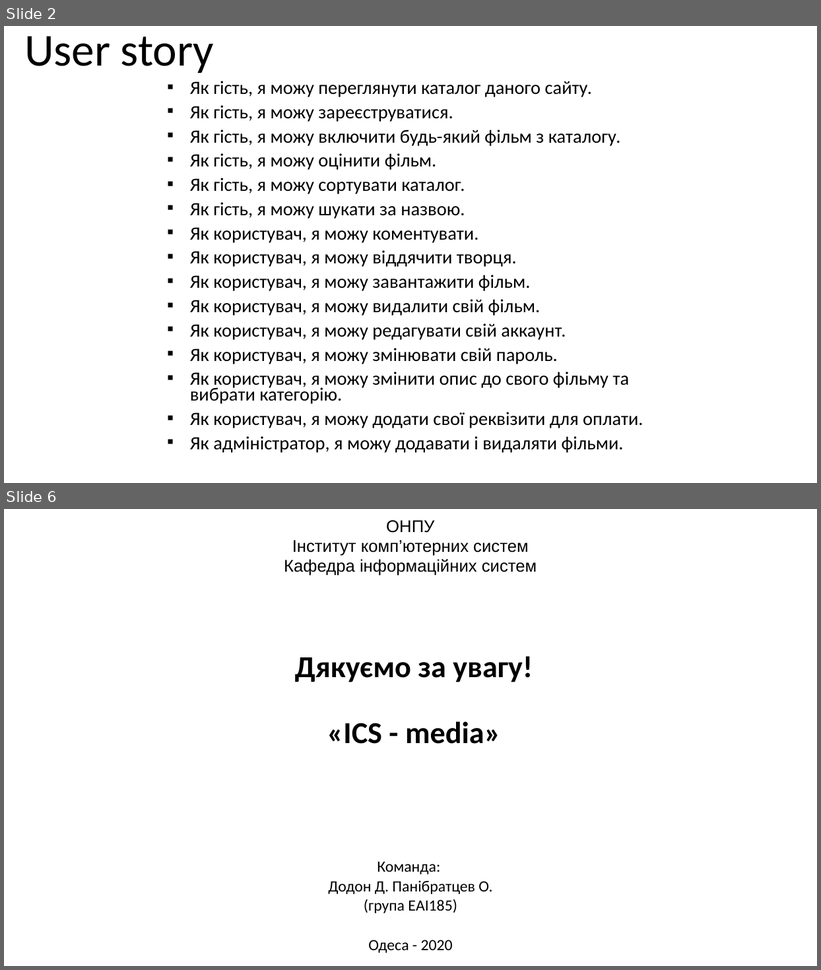
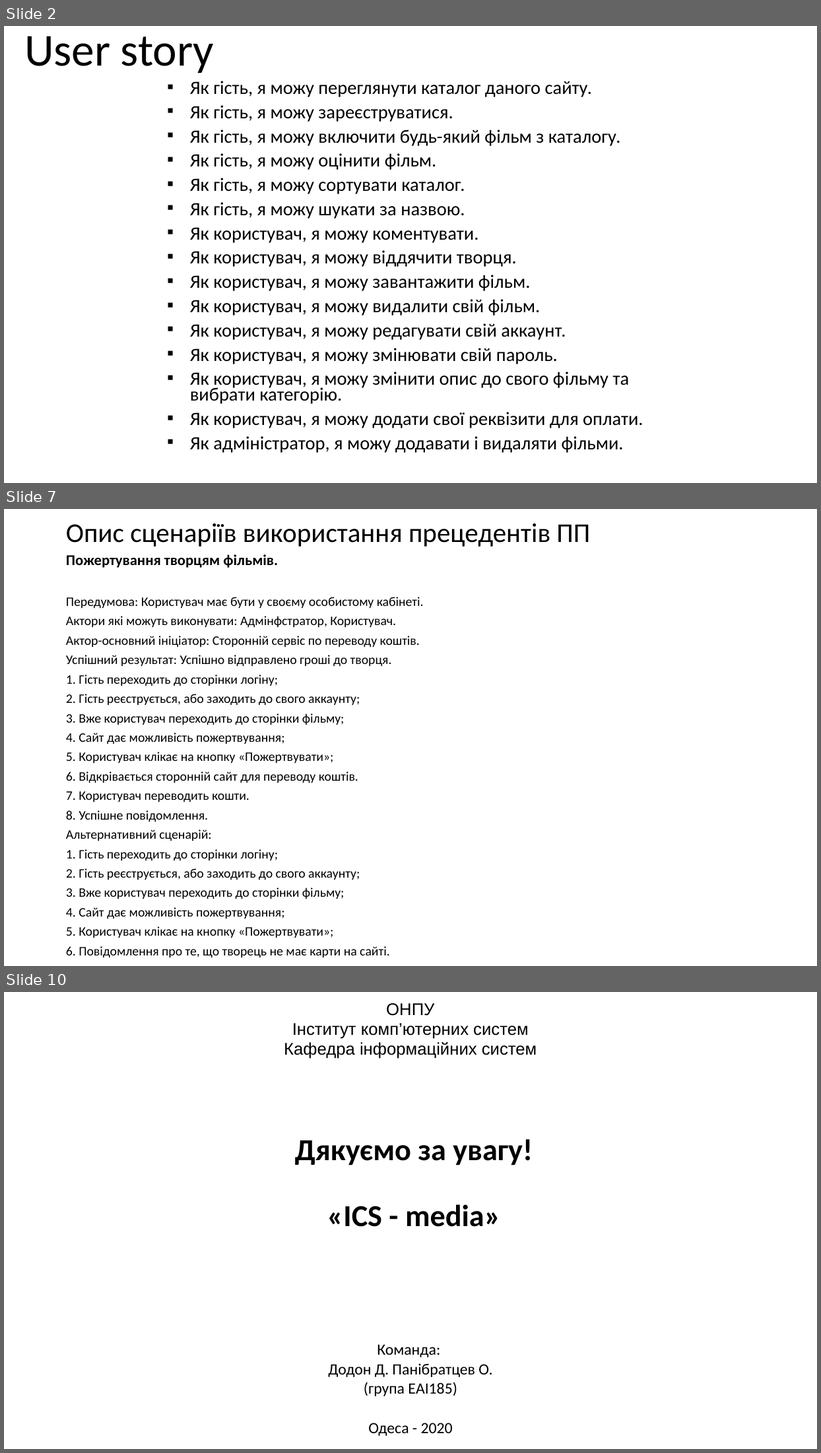
Before and after one commit to elxaz/kursa4AI, a slide deck: pract 2.pptx. Shown one above the other, each under a label of ours: slides 2 and 6 before the commit, slides 2, 7 and 10 after it; the slides between them are not shown. The pictures are 821x970 and 821x1453 pixels, drawn with LibreOffice and Linux fonts; fonts in the diff are those of the drawing. Boxes give left, top, right and bottom in pixels: in the first picture for what was removed or moved away, otherwise in the second. Text is boxed around its words. In the diff, an @@ line names an element or a change of style, - is before the commit and + after.

```diff
--- a/pract 2.pptx
+++ b/pract 2.pptx
@@ slide 7 added at (x1=4, y1=509, x2=817, y2=966), background #FFFFFF @@
@@ title added at (x1=66, y1=523, x2=590, y2=547), 32 pt, text #000000 @@
+Опис сценаріїв використання прецедентів ПП
@@ text added at (x1=66, y1=555, x2=424, y2=958), 15.4 pt, text #000000 @@
+Пожертування творцям фільмів.
+Передумова: Користувач має бути у своєму особистому кабінеті.
+Актори які можуть виконувати: Адмінфстратор, Користувач.
+Актор-основний ініціатор: Сторонній сервіс по переводу коштів.
+Успішний результат: Успішно відправлено гроші до творця.
+1. Гість переходить до сторінки логіну;
+2. Гість реєструється, або заходить до свого аккаунту;
+3. Вже користувач переходить до сторінки фільму;
+4. Сайт дає можливість пожертвування;
+5. Користувач клікає на кнопку «Пожертвувати»;
+6. Відкрівається сторонній сайт для переводу коштів.
+7. Користувач переводить кошти.
+8. Успішне повідомлення.
+Альтернативний сценарій:
+1. Гість переходить до сторінки логіну;
+2. Гість реєструється, або заходить до свого аккаунту;
+3. Вже користувач переходить до сторінки фільму;
+4. Сайт дає можливість пожертвування;
+5. Користувач клікає на кнопку «Пожертвувати»;
+6. Повідомлення про те, що творець не має карти на сайті.
@@ what was slide 6 is now slide 10 @@
```
Also in this commit, not shown: 2 slides changed, 4 other slides added, 1 slide removed.
